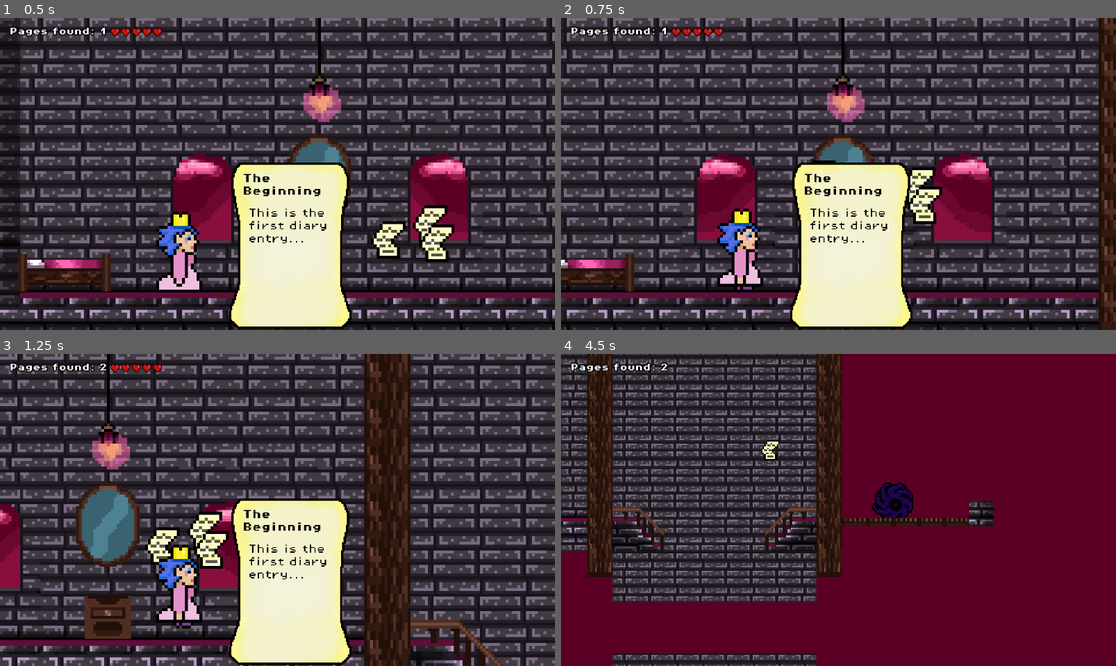
Above: before the commit, frames 1-4 (two rows, left to right).
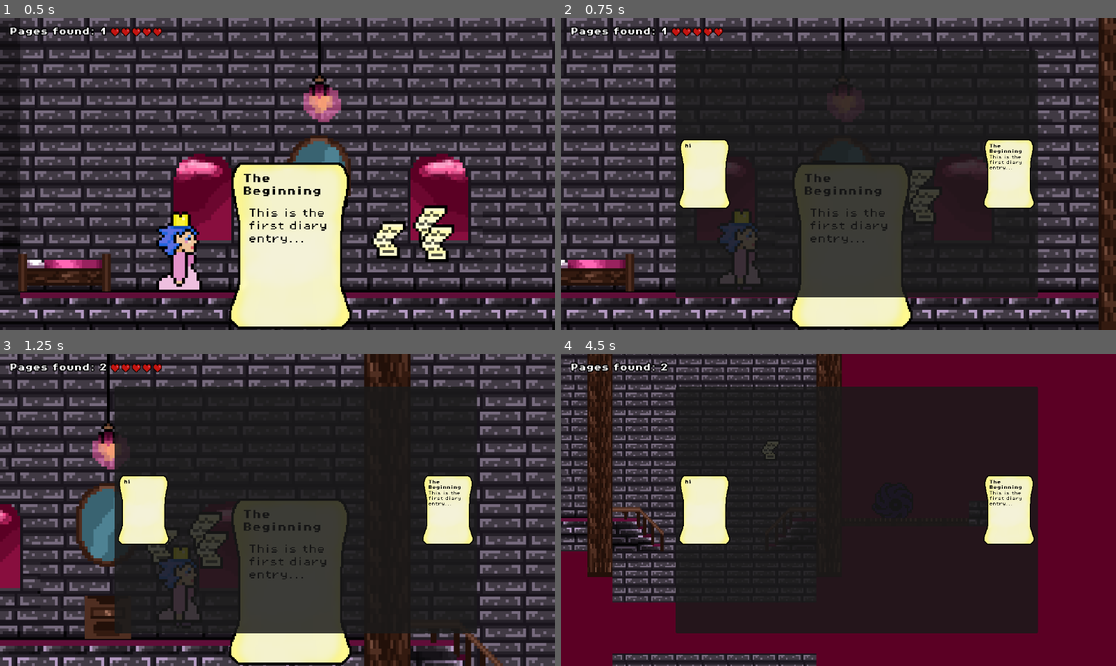
Above: after the commit, the same moments.

Repository: Gert1337/Game1
Game: Godot game, scene res://scenes/game.tscn
The game is run twice, just before and just after one commit, with the same random seed, the same clock (stepped at 60 frames per second) and the same inputs.
Inputs:
- Up to frame 1 (0.5 s): no input
- Up to frame 2 (0.75 s): hold Right (move_right) from 0.53 s (still down); tap B (Open Diary, bound only after the commit) at 0.6 s
- Up to frame 3 (1.25 s): keep holding Right (move_right); tap Space (jump) at 0.77 s
- Up to frame 4 (4.5 s): tap C (CloseDiaryPage) at 1.35, 4.35 s; tap Space (jump) at 1.52, 3.02, 3.77 s; tap B (Open Diary, bound only after the commit) at 1.55, 2.3, 2.85, 3.6 s; release Right (move_right) at 2.03 s; hold Left (move_left) 2.03-2.78 s; tap Z (shoot) at 2.1 s; hold Right (move_right) 2.78-4.28 s; hold Left (move_left) from 4.28 s (still down)

Frame 1 is identical in both runs. In frame 2, 34% of the frame differs, in the area x 20-86%, y 10-90%; in frame 3, 31%; in frame 4, 41%.

Commit message:
small steps toward haveing a book for the diary

Diff:
--- a/project.godot
+++ b/project.godot
@@ -55,6 +55,11 @@
 "events": [Object(InputEventKey,"resource_local_to_scene":false,"resource_name":"","device":-1,"window_id":0,"alt_press …(191 unchanged characters)…
 ]
 }
+"Open Diary"={
+"deadzone": 0.2,
+"events": [Object(InputEventKey,"resource_local_to_scene":false,"resource_name":"","device":-1,"window_id":0,"alt_pressed":false,"shift_pressed":false,"ctrl_pressed":false,"meta_pressed":false,"pressed":false,"keycode":0,"physical_keycode":66,"key_label":0,"unicode":98,"location":0,"echo":false,"script":null)
+]
+}
 
 [rendering]
 
--- /dev/null
+++ b/scenes/dairy_UI.tscn
@@ -0,0 +1,140 @@
+[gd_scene load_steps=6 format=3 uid="uid://dkudaxxmorc3h"]
+
+[ext_resource type="Script" uid="uid://rlfdsisxpfnd" path="res://scripts/dairy_ui.gd" id="1_0xf0n"]
+[ext_resource type="Texture2D" uid="uid://2dawtnkqbpp4" path="res://assets/sprites/diarypage_notorn.png" id="2_n458d"]
+[ext_resource type="FontFile" uid="uid://lhcl8yfyji7b" path="res://assets/fonts/PixelOperator8-Bold.ttf" id="3_pyx8b"]
+[ext_resource type="FontFile" uid="uid://du4cunskre3u3" path="res://assets/fonts/PixelOperator8.ttf" id="4_y5711"]
+
+[sub_resource type="StyleBoxTexture" id="StyleBoxTexture_4wims"]
+texture = ExtResource("2_n458d")
+
+[node name="DialogBox" type="Control"]
+z_index = 23
+layout_mode = 3
+anchor_right = 1.0
+anchor_bottom = 1.0
+grow_horizontal = 2
+grow_vertical = 2
+size_flags_horizontal = 4
+size_flags_vertical = 4
+size_flags_stretch_ratio = 0.0
+script = ExtResource("1_0xf0n")
+
+[node name="CanvasLayer" type="CanvasLayer" parent="."]
+
+[node name="CenterContainer" type="CenterContainer" parent="CanvasLayer"]
+anchors_preset = 8
+anchor_left = 0.5
+anchor_top = 0.5
+anchor_right = 0.5
+anchor_bottom = 0.5
+offset_left = -112.0
+offset_top = -89.0
+offset_right = 188.0
+offset_bottom = 89.0
+grow_horizontal = 2
+grow_vertical = 2
+
+[node name="Panel" type="Panel" parent="CanvasLayer/CenterContainer"]
+custom_minimum_size = Vector2(752, 512)
+layout_mode = 2
+size_flags_horizontal = 4
+size_flags_vertical = 4
+
+[node name="MarginContainer" type="MarginContainer" parent="CanvasLayer/CenterContainer/Panel"]
+custom_minimum_size = Vector2(752, 512)
+layout_mode = 1
+anchors_preset = -1
+anchor_left = 0.5
+anchor_top = 0.5
+anchor_right = 0.5
+anchor_bottom = 0.5
+offset_left = -130.0
+offset_top = -89.0
+offset_right = 130.0
+offset_bottom = 89.0
+grow_horizontal = 2
+grow_vertical = 2
+size_flags_stretch_ratio = 0.0
+theme_override_constants/margin_left = 4
+theme_override_constants/margin_top = 4
+theme_override_constants/margin_right = 4
+theme_override_constants/margin_bottom = 4
+
+[node name="PanelContainer" type="Panel" parent="CanvasLayer/CenterContainer/Panel/MarginContainer"]
+custom_minimum_size = Vector2(112, 144)
+layout_mode = 2
+size_flags_horizontal = 0
+size_flags_vertical = 4
+theme_override_styles/panel = SubResource("StyleBoxTexture_4wims")
+
+[node name="Titel" type="Label" parent="CanvasLayer/CenterContainer/Panel/MarginContainer/PanelContainer"]
+layout_mode = 1
+offset_left = 15.0
+offset_top = 9.99997
+offset_right = 90.0
+offset_bottom = 33.0
+theme_override_colors/font_color = Color(0, 0, 0, 0.989)
+theme_override_fonts/font = ExtResource("3_pyx8b")
+theme_override_font_sizes/font_size = 8
+text = "hi"
+autowrap_mode = 2
+clip_text = true
+text_overrun_behavior = 2
+
+[node name="Text" type="Label" parent="CanvasLayer/CenterContainer/Panel/MarginContainer/PanelContainer"]
+layout_mode = 2
+anchor_left = 0.5
+anchor_top = 0.5
+anchor_right = 0.5
+anchor_bottom = 0.5
+offset_left = -40.0
+offset_top = -63.0
+offset_right = 35.0
+offset_bottom = 32.0
+theme_override_colors/font_color = Color(0, 0, 0, 0.994)
+theme_override_fonts/font = ExtResource("4_y5711")
+theme_override_font_sizes/font_size = 8
+text = "hi"
+autowrap_mode = 2
+clip_text = true
+text_overrun_behavior = 3
+
+[node name="PanelContainer2" type="Panel" parent="CanvasLayer/CenterContainer/Panel/MarginContainer"]
+custom_minimum_size = Vector2(112, 144)
+layout_mode = 2
+size_flags_horizontal = 8
+size_flags_vertical = 4
+theme_override_styles/panel = SubResource("StyleBoxTexture_4wims")
+
+[node name="Titel" type="Label" parent="CanvasLayer/CenterContainer/Panel/MarginContainer/PanelContainer2"]
+layout_mode = 1
+offset_left = 15.0
+offset_top = 9.99997
+offset_right = 90.0
+offset_bottom = 33.0
+theme_override_colors/font_color = Color(0, 0, 0, 0.989)
+theme_override_fonts/font = ExtResource("3_pyx8b")
+theme_override_font_sizes/font_size = 8
+text = "hi"
+autowrap_mode = 2
+clip_text = true
+text_overrun_behavior = 2
+
+[node name="Text" type="Label" parent="CanvasLayer/CenterContainer/Panel/MarginContainer/PanelContainer2"]
+layout_mode = 2
+anchor_left = 0.5
+anchor_top = 0.5
+anchor_right = 0.5
+anchor_bottom = 0.5
+offset_left = -41.0
+offset_top = -39.0
+offset_right = 34.0
+offset_bottom = 56.0
+theme_override_colors/font_color = Color(0, 0, 0, 0.994)
+theme_override_fonts/font = ExtResource("4_y5711")
+theme_override_font_sizes/font_size = 8
+text = "hi"
+autowrap_mode = 2
+clip_text = true
+text_overrun_behavior = 3
--- /dev/null
+++ b/scripts/dairy_ui.gd
@@ -0,0 +1,25 @@
+extends Control
+
+var current_page = 0
+var note_ui_instance
+@onready var titel: Label = $CanvasLayer/CenterContainer/Panel/MarginContainer/PanelContainer2/Titel
+@onready var text: Label = $CanvasLayer/CenterContainer/Panel/MarginContainer/PanelContainer2/Text
+
+
+
+func _ready() -> void:
+	visible = false
+
+
+func open_diary():
+	if GameManager.diary_entries_storage.is_empty():
+		return
+	visible = true
+	print("visible true")
+	show_page(current_page)
+	current_page = 0
+
+func show_page(index:int):
+	var entry = GameManager.diary_entries_storage[index]
+	titel.text = entry.title
+	text.text = entry.text
--- a/scripts/game_manager.gd
+++ b/scripts/game_manager.gd
@@ -12,12 +12,23 @@
 @onready var health_container: HBoxContainer = $HBoxContainer
 signal player_took_damage(damaging_object)
 signal note_dismissed
-
+const DAIRY_UI = preload("res://scenes/dairy_UI.tscn")
+var diary_ui_instance
+@onready var player = get_tree().root.get_node("Game/Player")
 
 func _ready():
 	update_health_display()
 	 # Sørger for, at UI starter med at vise hjerter
+func _input(event: InputEvent) -> void:
+	if event.is_action("Open Diary"):
+		open_diary()
 
+func open_diary():
+	if not diary_ui_instance:  # If the diary UI hasn't been instantiated
+		diary_ui_instance = DAIRY_UI.instantiate()
+		player.add_child(diary_ui_instance)
+	 # Add it to the scene tree (or add it to a specific parent node)
+		diary_ui_instance.open_diary()
 
 func _process(delta: float) -> void:
 	score_label.text ="Pages found: "  + str(diary_page_log)
Not shown, added: scripts/dairy_ui.gd.uid
